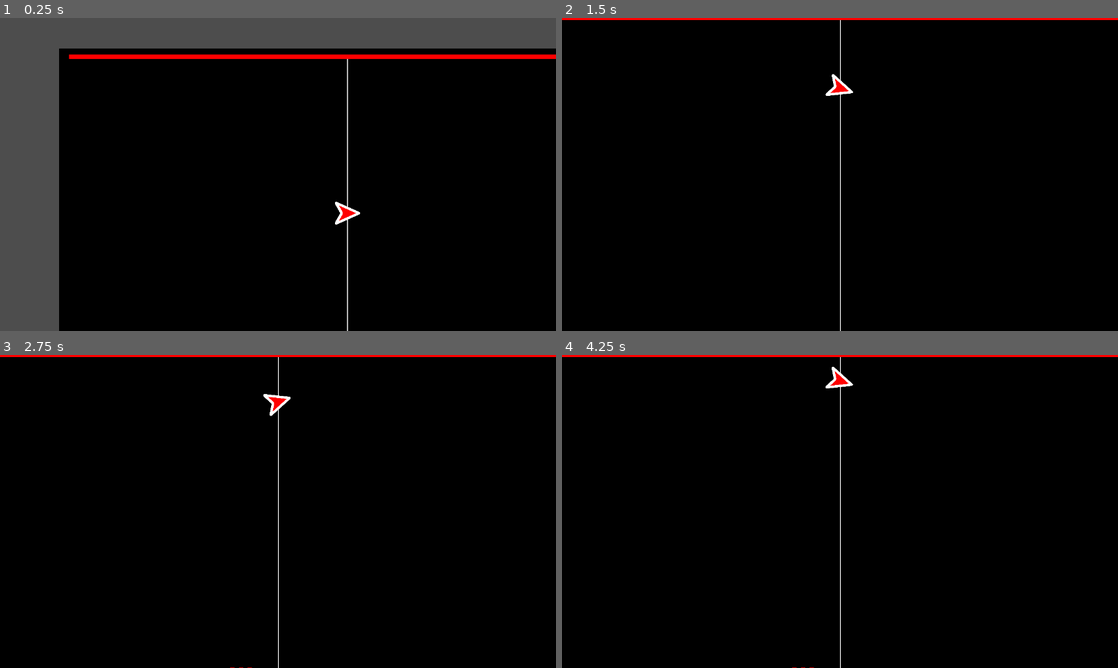
Above: before the commit, frames 1-4 (two rows, left to right).
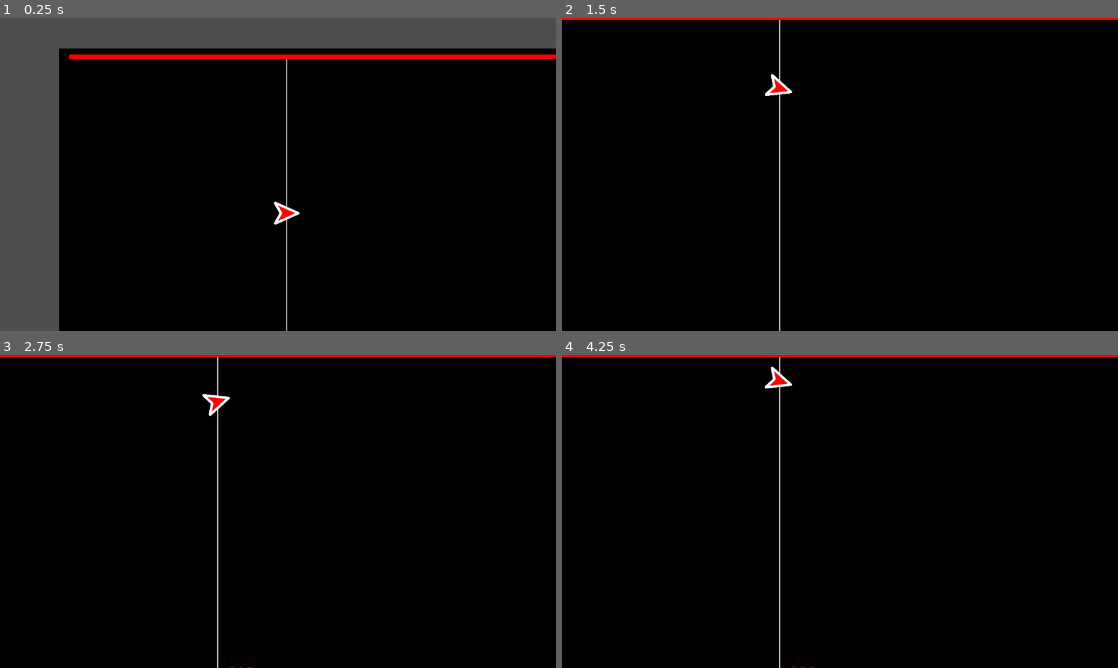
Above: after the commit, the same moments.

Repository: Marcus5408/wavform
Game: Godot game, scene res://game.tscn
Same seed, same stepped clock (60 frames per second), same inputs: the game is played once before the commit and once after it. Sound files missing from this copy of the repository are replaced by a short silence.
Inputs:
- Up to frame 1 (0.25 s): no input
- Up to frame 2 (1.5 s): tap Enter at 0.5 s; hold W (move_up) 0.53-1.28 s; hold S (move_down) from 1.28 s (still down)
- Up to frame 3 (2.75 s): release S (move_down) at 2.03 s; hold W (move_up) from 2.03 s (still down)
- Up to frame 4 (4.25 s): tap Space at 3.5 s; release W (move_up) at 3.53 s; hold S (move_down) from 3.53 s (still down)

The runs differ from the first frame. In frame 1, 0.6% of the frame differs, in the area x 49-65%, y 12-100%; in frame 2, 0.8%, in the area x 36-53%, y 0-100%; in frame 3, 0.8%; in frame 4, 0.8%.

Commit message:
feat: add right node for more vis

Diff:
--- a/game.tscn
+++ b/game.tscn
@@ -1,9 +1,10 @@
-[gd_scene load_steps=7 format=3 uid="uid://c13rwup3rkm30"]
+[gd_scene load_steps=8 format=3 uid="uid://c13rwup3rkm30"]
 
 [ext_resource type="Script" uid="uid://dqx1aorqvs5dk" path="res://bottom.gd" id="1_feb5d"]
 [ext_resource type="Script" uid="uid://dmq4klody8wrj" path="res://top.gd" id="2_fc0e3"]
 [ext_resource type="Script" uid="uid://w5yx8b8wrsrs" path="res://camera.gd" id="3_7jktm"]
 [ext_resource type="Texture2D" uid="uid://dx4nfuesh7bl7" path="res://player.png" id="4_7jktm"]
+[ext_resource type="Script" uid="uid://b1xim0nsdk1ve" path="res://right.gd" id="5_eow3j"]
 [ext_resource type="Script" uid="uid://c54y15quld0pm" path="res://movement.gd" id="5_ryrav"]
 
 [sub_resource type="GDScript" id="GDScript_h2yge"]
@@ -28,8 +29,8 @@
 color = Color(0, 0, 0, 1)
 
 [node name="Line" type="ColorRect" parent="."]
-offset_left = 640.0
-offset_right = 642.0
+offset_left = 500.0
+offset_right = 502.0
 offset_bottom = 720.0
 
 [node name="Sprite2D" type="Sprite2D" parent="Line"]
@@ -48,6 +49,9 @@
 
 [node name="Line2D" type="Line2D" parent="Top"]
 
+[node name="Right" type="Node2D" parent="."]
+script = ExtResource("5_eow3j")
+
 [node name="Camera2D" type="Camera2D" parent="."]
 position = Vector2(2, 0)
 process_callback = 0
--- /dev/null
+++ b/right.gd
@@ -0,0 +1,79 @@
+extends Node2D
+
+var spectrum: AudioEffectSpectrumAnalyzerInstance
+const VU_COUNT := 32
+const FREQ_MAX := 11050.0
+const HEIGHT := 250
+const BAR_WIDTH := 10
+const BAR_SPACING := 10  # Increased gap between bars
+const MIN_DB := 90
+const SMOOTH_FACTOR := 0.15
+var smoothed_energies := []
+const ENEMY_TRIGGER_THRESHOLD := 0.99  # Extremely low sensitivity
+var bar_enemies := []
+
+
+func _ready() -> void:
+    smoothed_energies.resize(VU_COUNT)
+    for i in range(VU_COUNT):
+        smoothed_energies[i] = 0.0
+    bar_enemies.resize(VU_COUNT)
+    for i in range(VU_COUNT):
+        bar_enemies[i] = null
+    set_process(true)
+
+
+func _process(delta: float) -> void:
+    spectrum = AudioServer.get_bus_effect_instance(0, 0)
+    if spectrum == null:
+        return
+
+    var prev_hz = 0.0
+    var energies = []
+    for i in range(1, VU_COUNT + 1):
+        var hz = i * FREQ_MAX / VU_COUNT
+        var magnitude = spectrum.get_magnitude_for_frequency_range(prev_hz, hz).length()
+        var energy = clampf((MIN_DB + linear_to_db(magnitude)) / MIN_DB, 0, 1)
+        energies.append(energy)
+        prev_hz = hz
+
+    # Smoothing
+    for i in range(VU_COUNT):
+        smoothed_energies[i] = lerp(smoothed_energies[i], energies[i], 1.0 - SMOOTH_FACTOR)
+
+        # Trigger enemy if energy crosses threshold and not already active
+        if energies[i] >= ENEMY_TRIGGER_THRESHOLD and bar_enemies[i] == null:
+            bar_enemies[i] = {
+                "progress": 0.0,
+                "speed": 1200.0,  # pixels/sec
+                "color": Color.from_hsv(energies[i], 1.0, 1.0)
+            }
+        # Animate enemy if active
+        if bar_enemies[i] != null:
+            bar_enemies[i]["progress"] += bar_enemies[i]["speed"] * delta
+            if bar_enemies[i]["progress"] > HEIGHT:
+                bar_enemies[i] = null
+
+    queue_redraw()
+
+
+func _draw():
+    var viewport_size = get_viewport_rect().size
+    var right_x = viewport_size.x
+    var top_y = 0
+    var bar_height = float(viewport_size.y) / VU_COUNT
+    for i in range(VU_COUNT):
+        var bar_length = smoothed_energies[i] * HEIGHT
+        var y = top_y + i * (bar_height + BAR_SPACING)
+        var x = right_x - bar_length
+        var normalized_length = smoothed_energies[i]
+        var color = Color.from_hsv(normalized_length, 1.0, 1.0, 0.75)  # 25% transparent
+        draw_rect(Rect2(Vector2(x, y), Vector2(bar_length, bar_height)), color)
+
+        # Draw enemy if active
+        if bar_enemies[i] != null:
+            var enemy_length = bar_enemies[i]["progress"]
+            var enemy_x = right_x - enemy_length
+            var enemy_color = bar_enemies[i]["color"]
+            enemy_color.a = 0.75  # 25% transparent
+            draw_rect(Rect2(Vector2(enemy_x, y), Vector2(enemy_length, bar_height)), enemy_color)
Not shown, added: right.gd.uid
